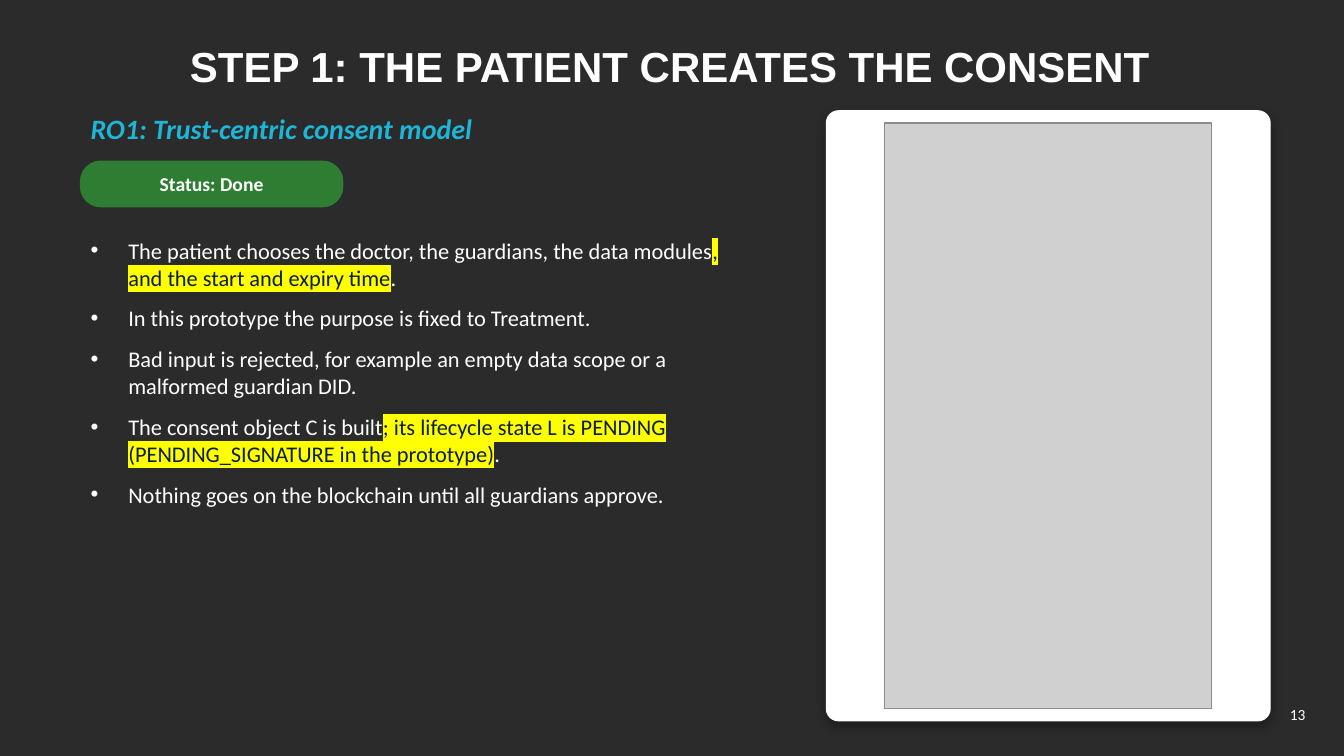
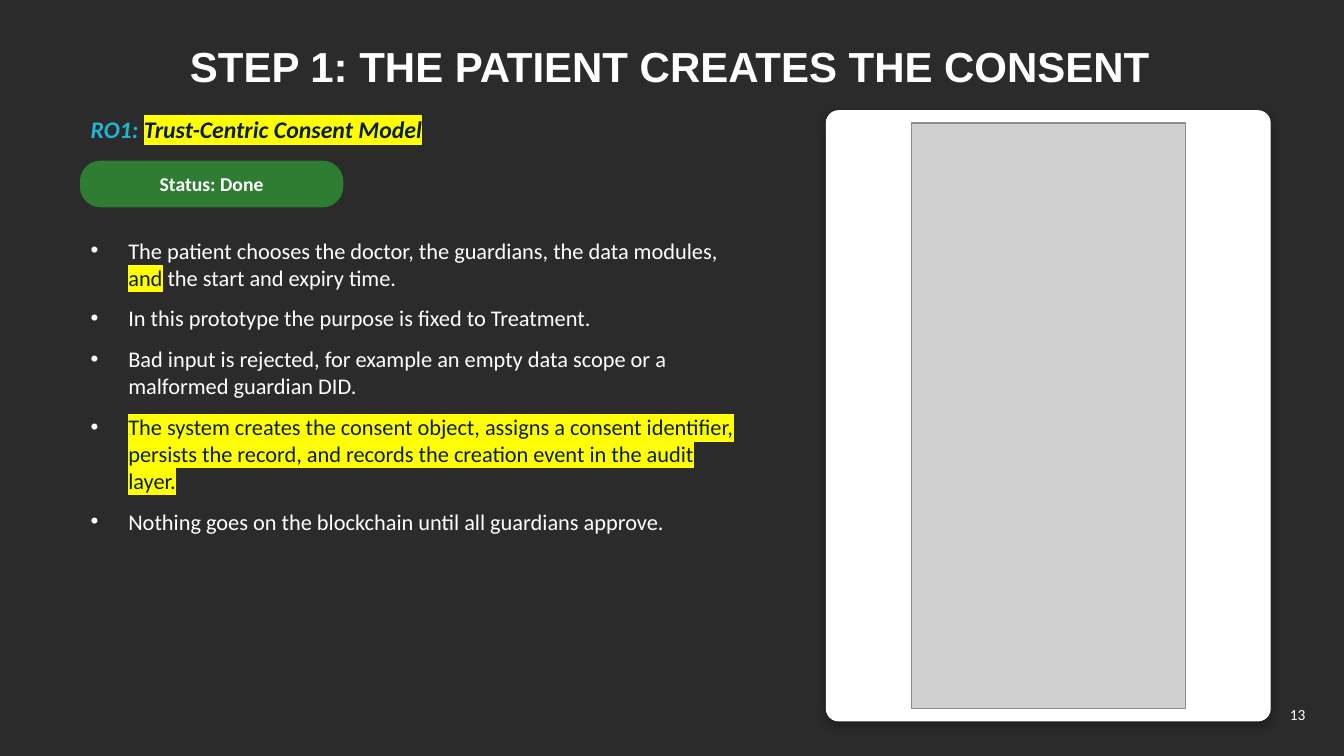
Before and after one commit to yasir12345678900/HealthRWA-Sepolia-Personal-try, a slide deck: slide 13 of docs/Yasir_Candidature_Reassessment_Slides_Simple_YELLOW_changes.pptx. Drawn at 1344x756 pixels with LibreOffice and Linux fonts; fonts in the diff are those of the drawing; grey boxes stand for pictures; background and template pictures are left out; a plain dark background stands for a picture behind light text. Boxes give left, top, right and bottom in pixels: in the first picture for what was removed or moved away, otherwise in the second. Text is boxed around its words. In the diff, an @@ line names an element or a change of style, - is before the commit and + after.

```diff
--- a/docs/Yasir_Candidature_Reassessment_Slides_Simple_YELLOW_changes.pptx
+++ b/docs/Yasir_Candidature_Reassessment_Slides_Simple_YELLOW_changes.pptx
@@ text at (91,121,422,138): text changed; size 20 to 17 pt; text colour #1FB5D6 to #0B1F33 @@
-RO1: Trust-centric consent model
+RO1: Trust-Centric Consent Model
@@ picture: place and size @@
-picture at (885,123,1213,709)
+picture at (911,123,1186,709)
@@ text at (128,243,718,290): text colour #0B1F33 to #FFFFFF, highlight #FFFF00 to none in "modules, the start and expiry time." @@
@@ text at (128,419,733,493): text changed @@
-• The consent object C is built; its lifecycle state L is PENDING (PENDING_SIGNATURE in the prototype).
+• The system creates the consent object, assigns a consent identifier, persists the record, and records the creation event in the audit layer.
```
Also in this commit, not shown: 26 other slides changed, 2 slides added, 7 slides removed, 3 other files.
